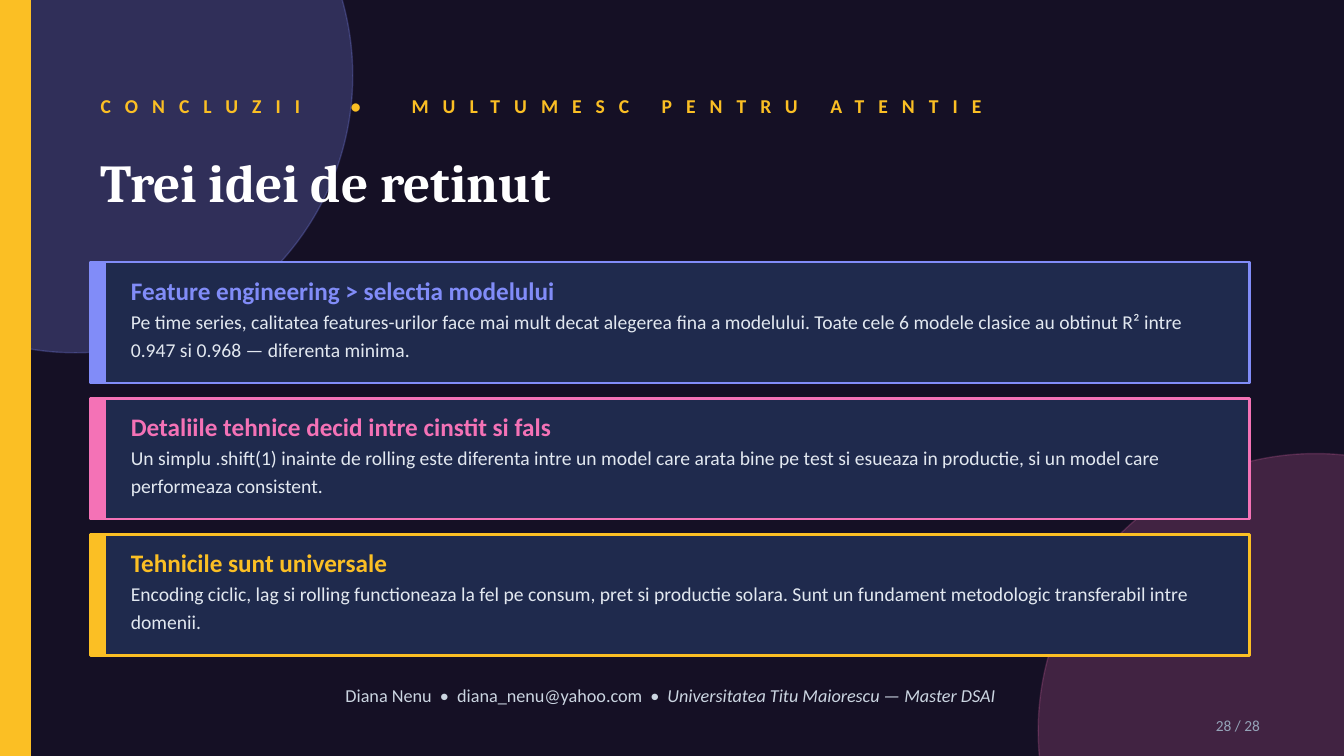
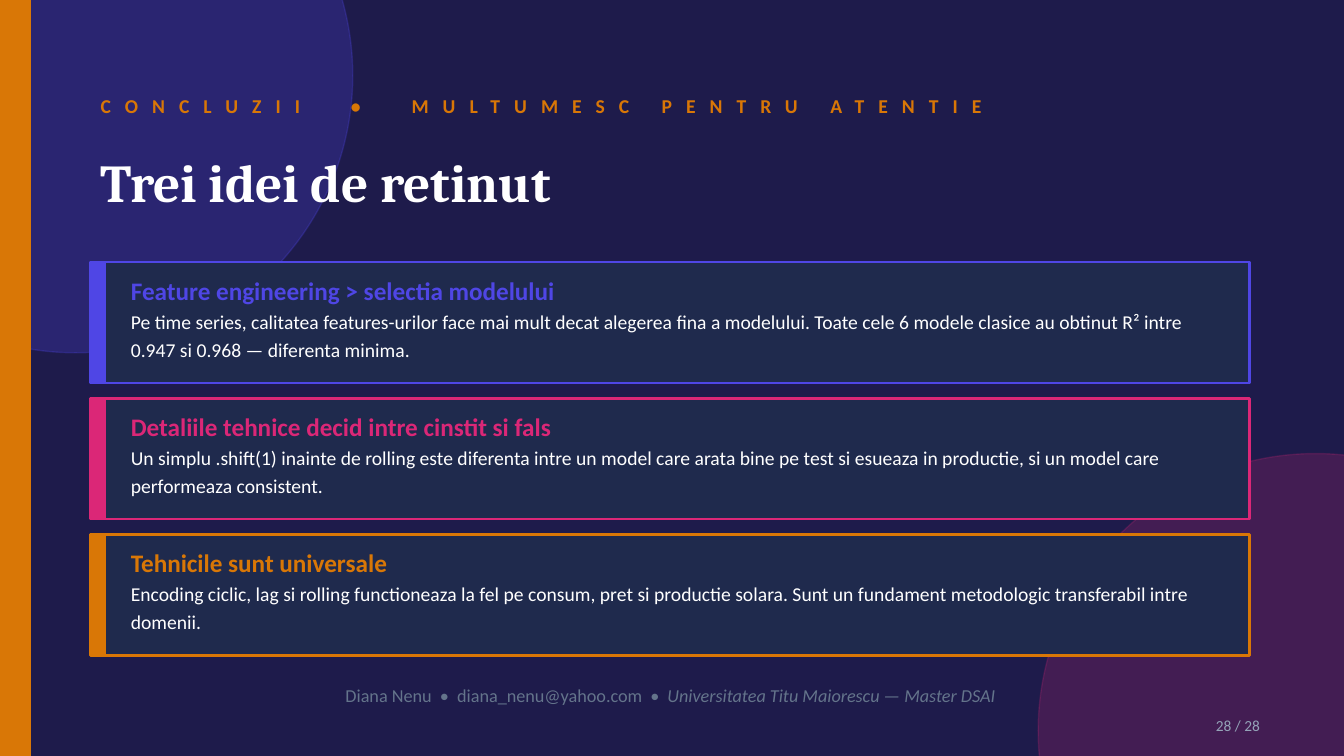
Before and after one commit to diana-nenu/Disertatie_AI_Platform, a slide deck: slide 28 of docs/SCSS/SCSS_FeatureEngineering_Diana_Nenu.pptx. Drawn at 1344x756 pixels with LibreOffice and Linux fonts; fonts in the diff are those of the drawing. Boxes give left, top, right and bottom in pixels: in the first picture for what was removed or moved away, otherwise in the second. Text is boxed around its words. In the diff, an @@ line names an element or a change of style, - is before the commit and + after.

Commit message:
SCSS pptx V5: tema LIGHT moderna (off-white + indigo/pink/amber inchis)
Schimbarea totala a temei conform feedback-ului - fundalul nu mai e dark:

Paleta noua (LIGHT moderna):
* Fundal content slides: F8FAFC (slate-50 light)
* Carduri: alb pur cu borduri subtile E2E8F0
* Text titluri: 0F172A (slate-950 dark)
* Text body: 334155 (slate-700 dark)
* Text muted: 64748B
* Accente: INDIGO_500 = 4F46E5, PINK = DB2777, AMBER = D97706, EMERALD = 059669
* Cercurile colored (Setul 1/2/3, CERERE/PIATA/OFERTA) pastreaza shape colored
  cu text WHITE pentru contrast vizual

Exceptii pentru contrast/impact:
* Slide 1 (TITLU): fundal dark indigo 1E1B4B - intro vizual puternic
* Slide 28 (CONCLUZII + MULTUMESC): fundal dark indigo 1E1B4B - simetrie cu titlul
* Code blocks (cod Python): fundal CODE_BG = 1E293B slate-900 dark cu text alb

Inlocuiri:
* color: WHITE in body text bold accents pe carduri -> TITLE_TEXT (slate-950)
* color: WHITE in tabel headers (pe shape indigo colored) -> ramane WHITE
* color: BG_DARK in cifre cerc colored -> WHITE (alb pe cerc colorat)
* color: BG_DARK in carduri AMBER bg -> WHITE (alb pe amber inchis)
* fill: BG_DARK in code blocks -> CODE_BG separat

Pastrate din V4:
* Structura 28 slide-uri
* Toate analogiile (ceas, conversatie, termometru, profesor)
* Slide-urile separate pentru figuri
* GIF-urile animate
* Tipografia Cambria + Calibri
* Tranzitiile fade intre slide-uri (fara animatii click)

```diff
--- a/docs/SCSS/SCSS_FeatureEngineering_Diana_Nenu.pptx
+++ b/docs/SCSS/SCSS_FeatureEngineering_Diana_Nenu.pptx
@@ background #151025 to #1E1B4B @@
@@ ellipse at bbox=[0, 0, 353, 353]: fill #818CF8 at 25% opacity to #4F46E5 at 25% opacity; outline #818CF8 1 pt to #4F46E5 1 pt @@
@@ rectangle at bbox=[0, 0, 30, 756]: fill #FBBF24 to #D97706; outline #FBBF24 1 pt to #D97706 1 pt @@
@@ text "CONCLUZII • MULTUMESC PENTRU ATENTIE" at bbox=[91, 81, 1250, 131]: text colour #FBBF24 to #D97706 @@
@@ rectangle at bbox=[91, 262, 1250, 383]: outline #818CF8 2 pt to #4F46E5 2 pt @@
@@ rectangle at bbox=[91, 262, 106, 383]: fill #818CF8 to #4F46E5; outline #818CF8 1 pt to #4F46E5 1 pt @@
@@ text "Feature engineering > selectia modelului ..." at bbox=[131, 282, 1182, 357]: text colour #818CF8 to #4F46E5 in "Feature engineering > selectia modelului"; text colour #E2E8F0 to #FFFFFF in "Pe time series, calitatea features-urilor face mai ..." @@
@@ rectangle at bbox=[91, 398, 1250, 519]: outline #F472B6 2 pt to #DB2777 2 pt @@
@@ rectangle at bbox=[91, 398, 106, 519]: fill #F472B6 to #DB2777; outline #F472B6 1 pt to #DB2777 1 pt @@
@@ text "Detaliile tehnice decid intre cinstit ..." at bbox=[131, 418, 1159, 496]: text colour #F472B6 to #DB2777 in "Detaliile tehnice decid intre cinstit si fals"; text colour #E2E8F0 to #FFFFFF in "Un simplu .shift(1) inainte de rolling este ..." @@
@@ ellipse at bbox=[1038, 454, 1344, 756]: fill #F472B6 at 20% opacity to #DB2777 at 20% opacity; outline #F472B6 1 pt to #DB2777 1 pt @@
@@ rectangle at bbox=[91, 534, 106, 655]: fill #FBBF24 to #D97706; outline #FBBF24 1 pt to #D97706 1 pt @@
@@ rectangle at bbox=[91, 534, 1250, 655]: outline #FBBF24 2 pt to #D97706 2 pt @@
@@ text "Tehnicile sunt universale Encoding ciclic, ..." at bbox=[131, 554, 1188, 629]: text colour #FBBF24 to #D97706 in "Tehnicile sunt universale"; text colour #E2E8F0 to #FFFFFF in "Encoding ciclic, lag si rolling functioneaza la ..." @@
@@ text "Diana Nenu • diana_nenu@yahoo.com • ..." at bbox=[345, 689, 995, 705]: text colour #CBD5E1 to #64748B @@
```
Also in this commit, not shown: 27 other slides changed.
